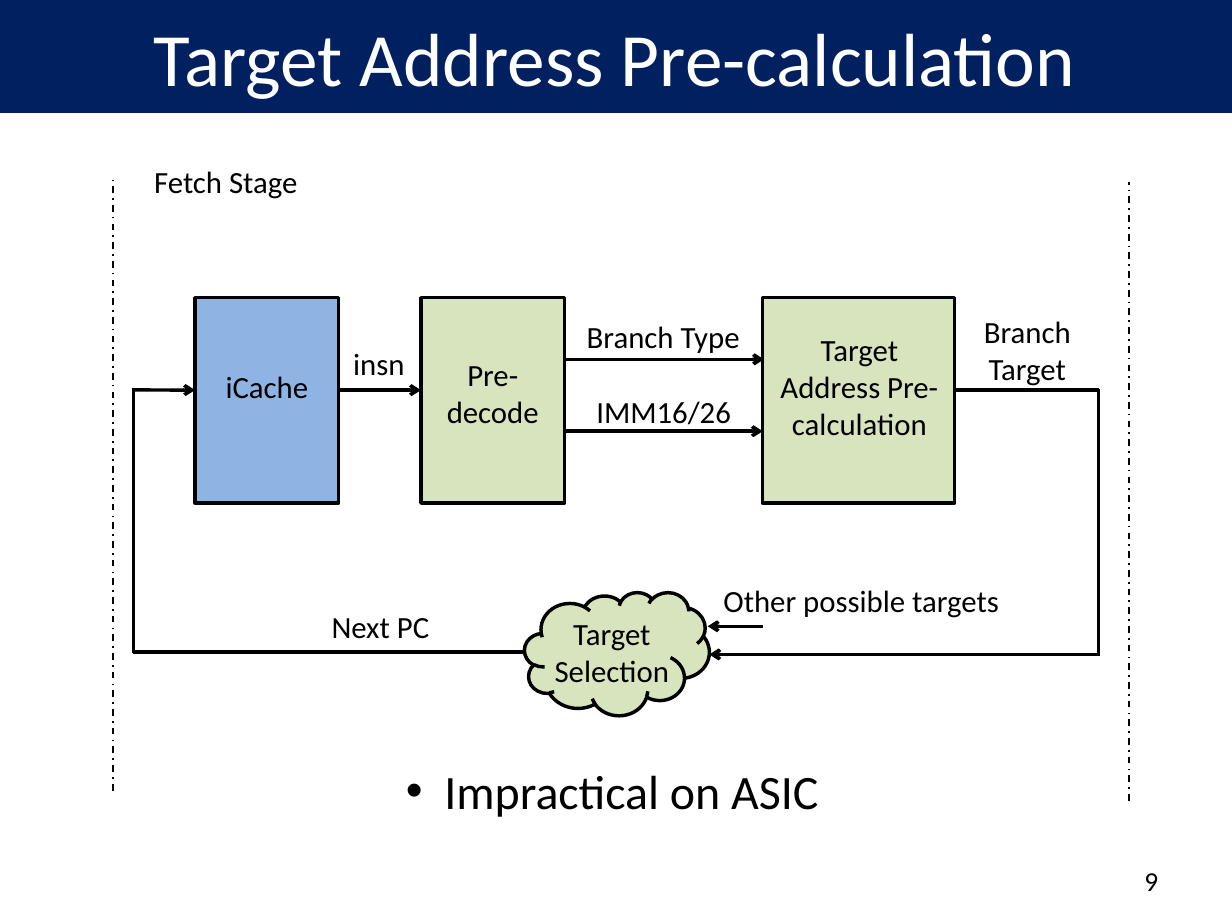
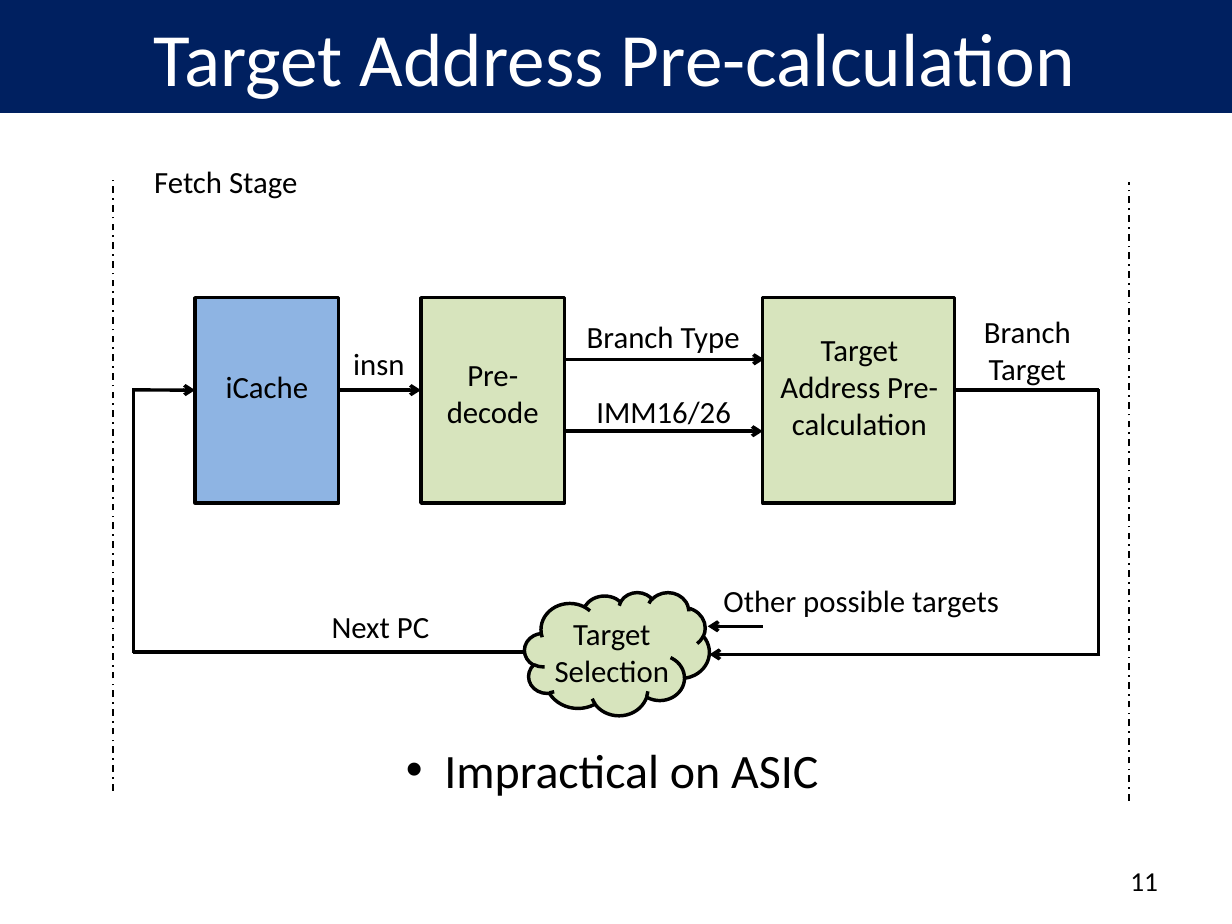
Before and after one commit to peterwudi/di-thesis, a slide deck: slide 12 of presentation/defense.pptx (slide 10 before the commit). Drawn at 1232x924 pixels with LibreOffice and Linux fonts; fonts in the diff are those of the drawing; background and template pictures are left out. Boxes give left, top, right and bottom in pixels: in the first picture for what was removed or moved away, otherwise in the second. Text is boxed around its words. In the diff, an @@ line names an element or a change of style, - is before the commit and + after.

```diff
--- a/presentation/defense.pptx
+++ b/presentation/defense.pptx
@@ text "Impractical on ASIC" moved from (x1=444, y1=775, x2=818, y2=817) to (x1=444, y1=754, x2=818, y2=796) @@
@@ page number at (x1=1130, y1=873, x2=1158, y2=891): text changed @@
-9
+11
```
Also in this commit, not shown: 14 other slides changed, 4 slides added, 3 slides removed, 1 other file.
